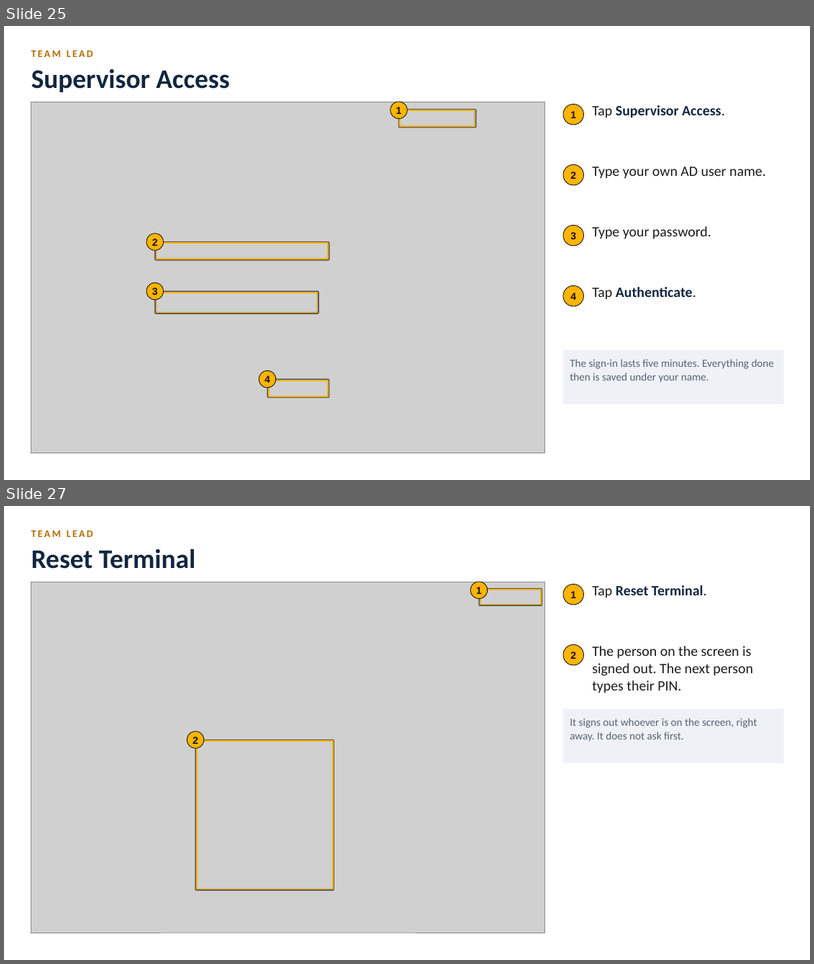
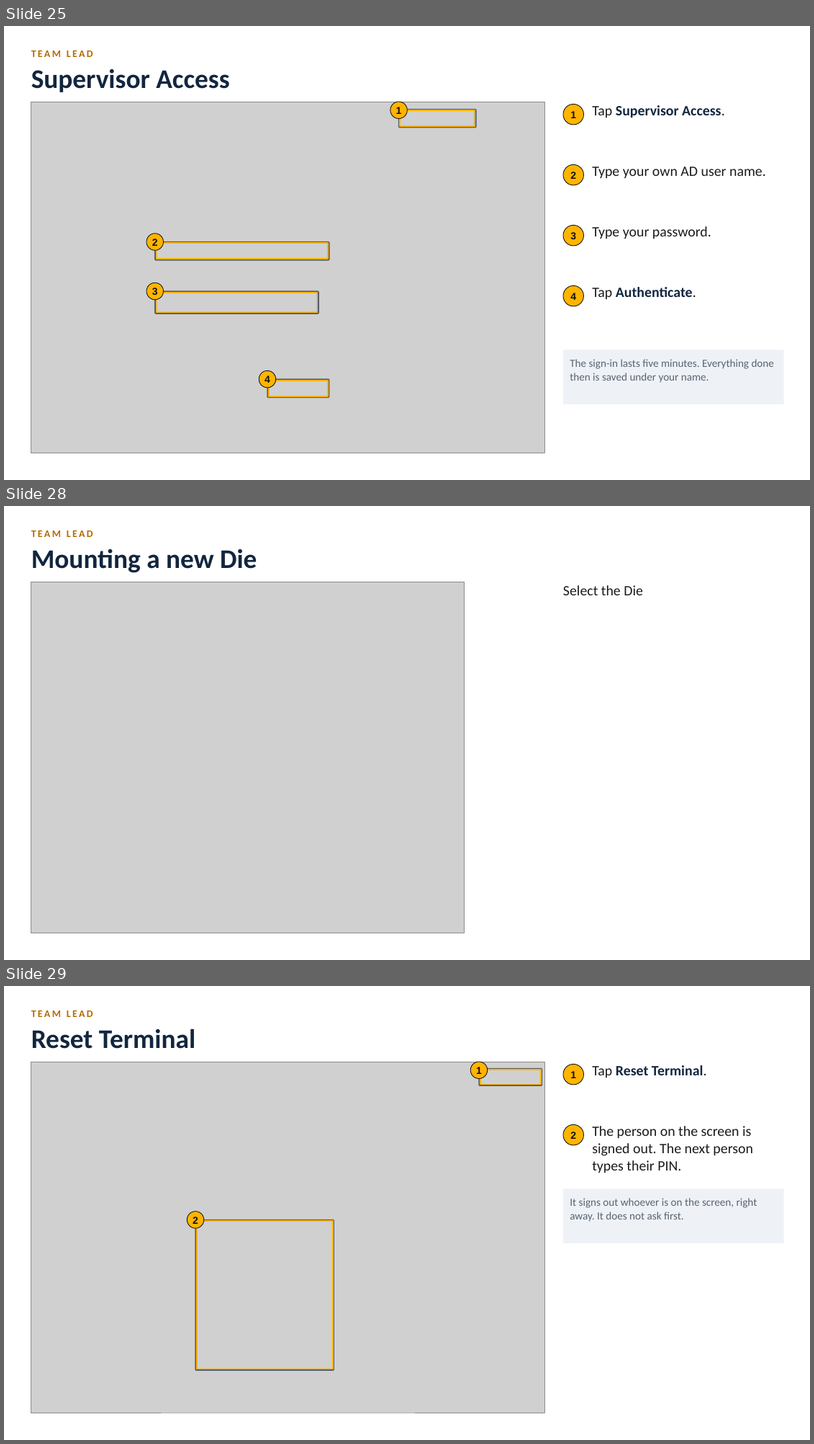
Before and after one commit to BR-Customers/MPP, a slide deck: docs/training/diecast/MPP_DieCast_Training.pptx. Shown one above the other, each under a label of ours: slides 25 and 27 before the commit, slides 25, 28 and 29 after it; the slides between them are not shown. The pictures are 814x964 and 814x1444 pixels, drawn with LibreOffice and Linux fonts; fonts in the diff are those of the drawing; grey boxes stand for pictures. Boxes give left, top, right and bottom in pixels: in the first picture for what was removed or moved away, otherwise in the second. Text is boxed around its words. In the diff, an @@ line names an element or a change of style, - is before the commit and + after.

```diff
--- a/docs/training/diecast/MPP_DieCast_Training.pptx
+++ b/docs/training/diecast/MPP_DieCast_Training.pptx
@@ slide 28 added at <box>4,506,810,960</box>, background #FFFFFF @@
@@ text added at <box>31,530,93,537</box>, 12 pt, text #B36B00, bold @@
+TEAM LEAD
@@ text added at <box>31,548,257,573</box>, 32 pt, text #12263F, bold @@
+Mounting a new Die
@@ picture added at <box>31,582,464,932</box> @@
@@ text added at <box>563,585,643,595</box>, 17 pt, text #1B1B1B @@
+Select the Die
@@ what was slide 27 is now slide 29 @@
```
Also in this commit, not shown: 6 slides changed, 1 other slide added, 6 other files.
